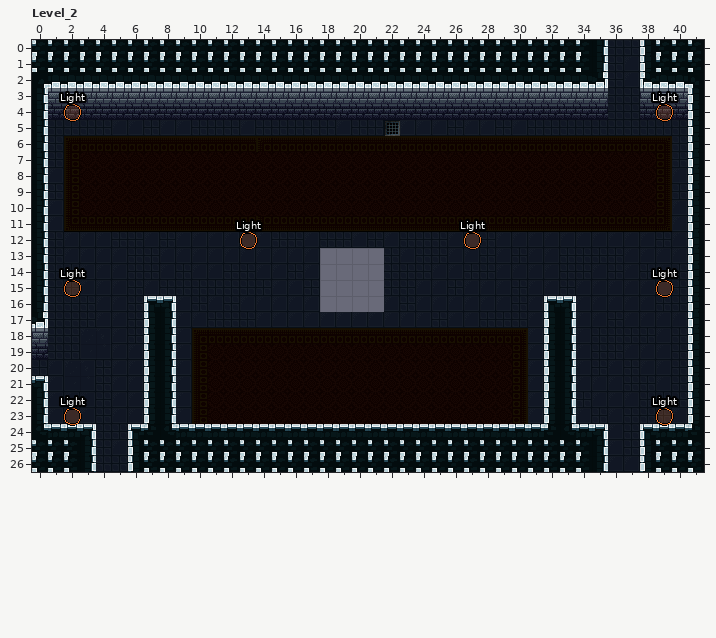
An edit to a level. LDtk project, assets/level.ldtk. Above: the version before the commit.
Cells are 16x16 px. Shown: Level_2 x 0..41, y 0..26. The commit also changed other parts of the map, which this record leaves out.
New version:
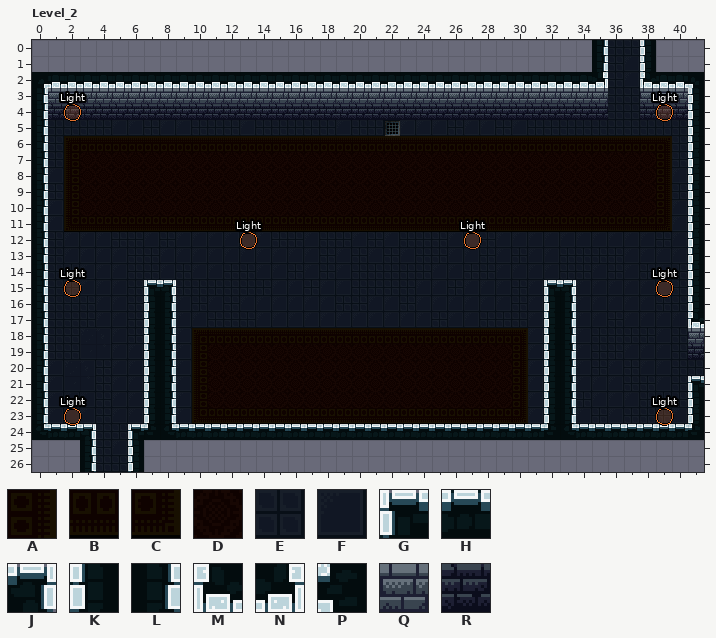
Key: from "Carpet_Red": A 7, B 11, C 12, D 13; from "Floor_Brick": E 0, F 5; from "Roof_stone": G 0, H 1, J 2, K 6, L 8, M 12, N 14, P 16; from "Wall": Q 0, R 12.
_ is an empty cell.
From old to new:
Layer "Floor":
The author put tile B in row 23 at x 11 to 29.
The author put tile C in row 23 at x 30.
The author put tile E in row 13 at x 18 and 20; in row 14 at x 18 and 20 to 21; in row 15 at x 20 to 21; in row 16 at x 19 to 20; in rows 20 to 21 at x 41.
The author put tile F in row 13 at x 19 and 21; in row 14 at x 19; in row 15 at x 18 to 19; in row 16 at x 18 and 21.
Tile E is gone in rows 20 to 21 at x 0; in rows 24 to 25 at x 37.
Tile F is gone in rows 24 to 25 at x 36; in row 26 at x 36 to 37.
Layer "Carpet_Red" (removed):
Tile A is gone in row 23 at x 30.
Tile D is gone in row 23 at x 11 to 29.
Layer "Wall":
The author put tile Q in row 18 at x 41.
The author put tile R in row 19 at x 41.
Tile Q is gone in row 18 at x 0.
Tile R is gone in row 19 at x 0.
Layer "Roof":
The author put tile G in row 15 at x 7 and 32; in row 21 at x 41.
The author put tile H in row 24 at x 35 to 38.
The author put tile J in row 15 at x 8 and 33.
The author put tile K in row 16 at x 7 and 32.
The author put tile L in row 16 at x 8 and 33; in rows 17 to 21 at x 0.
The author put tile M in row 17 at x 41.
Layer "Roof_Stone" (removed):
Tile G is gone in row 16 at x 7 and 32; in row 24 at x 38.
Tile J is gone in row 16 at x 8 and 33; in row 21 at x 0; in row 24 at x 35.
Tile K is gone in rows 17 to 21 at x 41; in rows 25 to 26 at x 38.
Tile L is gone in rows 25 to 26 at x 35.
Tile N is gone in row 17 at x 0.
Tile P is gone in rows 0 to 1 at x 0 to 34 and 39 to 41; in rows 25 to 26 at x 0 to 2, 7 to 34 and 39 to 41.
